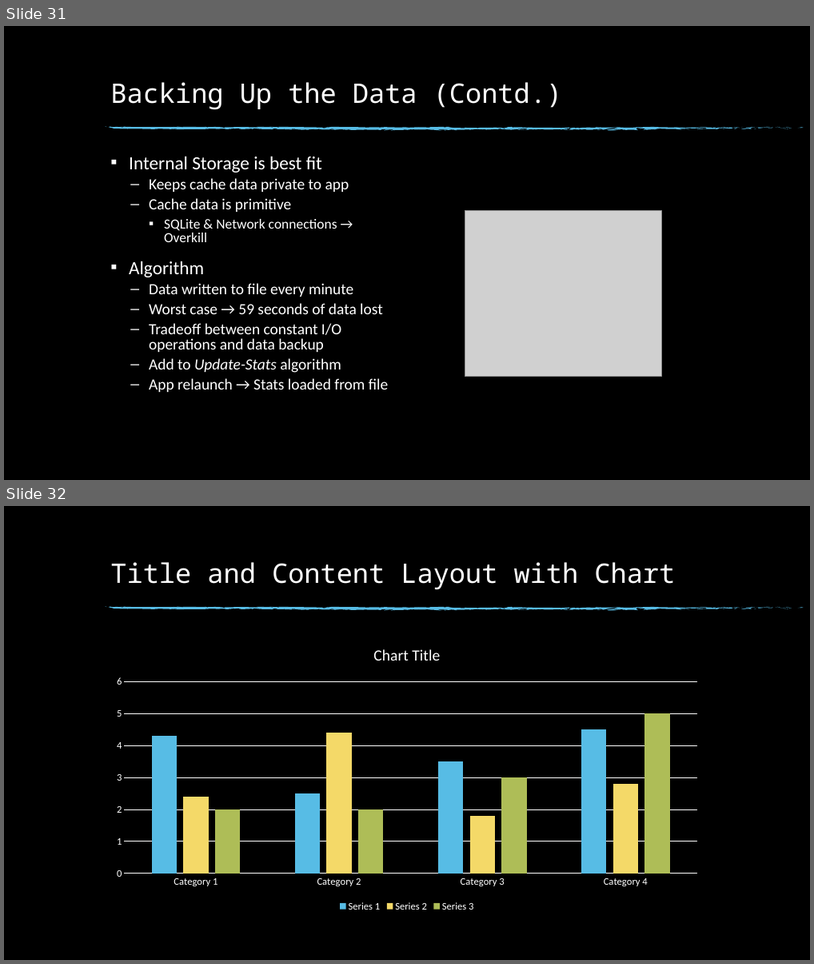
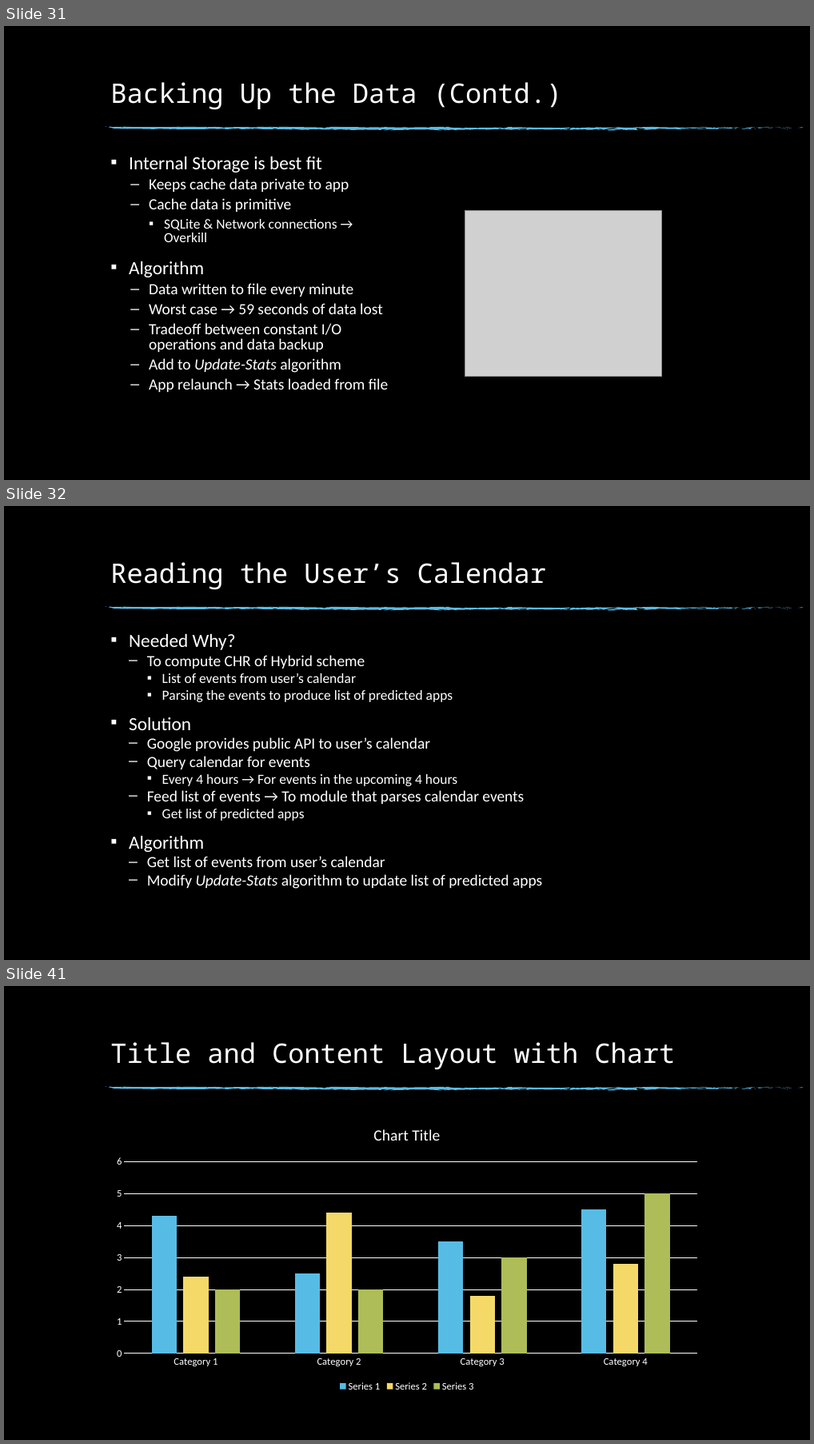
Before and after one commit to Buzz-Lightyear/ThesisDocuments, a slide deck: Thesis Presentation.pptx. Shown one above the other, each under a label of ours: slides 31 and 32 before the commit, slides 31, 32 and 41 after it; the slides between them are not shown. The pictures are 814x964 and 814x1444 pixels, drawn with LibreOffice and Linux fonts; fonts in the diff are those of the drawing; grey boxes stand for pictures; background and template pictures are left out. Boxes give left, top, right and bottom in pixels: in the first picture for what was removed or moved away, otherwise in the second. Text is boxed around its words. In the diff, an @@ line names an element or a change of style, - is before the commit and + after.

```diff
--- a/Thesis Presentation.pptx
+++ b/Thesis Presentation.pptx
@@ slide 32 added at bbox=[4, 506, 810, 960], background picture (left out); not listed: 74 template elements that a slide beside it also shows @@
@@ title added at bbox=[110, 562, 546, 590], 32 pt, text #FFFFFF @@
+Reading the User’s Calendar
@@ text added at bbox=[129, 633, 542, 888], 18.5 pt, text #FFFFFF @@
+▪ Needed Why?
+  – To compute CHR of Hybrid scheme
+    ▪ List of events from user’s calendar
+    ▪ Parsing the events to produce list of predicted apps
+▪ Solution
+  – Google provides public API to user’s calendar
+  – Query calendar for events
+    ▪ Every 4 hours → For events in the upcoming 4 hours
+  – Feed list of events → To module that parses calendar events
+    ▪ Get list of predicted apps
+▪ Algorithm
+  – Get list of events from user’s calendar
+  – Modify Update-Stats algorithm to update list of predicted apps
@@ what was slide 32 is now slide 41 @@
```
Also in this commit, not shown: 8 other slides added, 2 other files.
